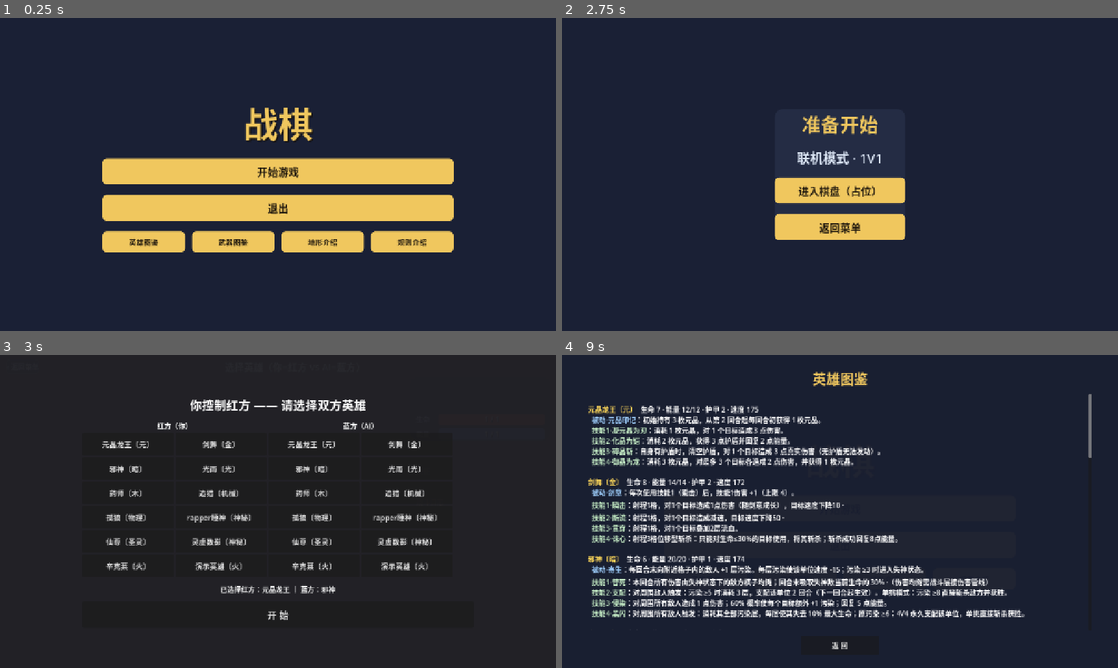
Above: before the commit, frames 1-4 (two rows, left to right).
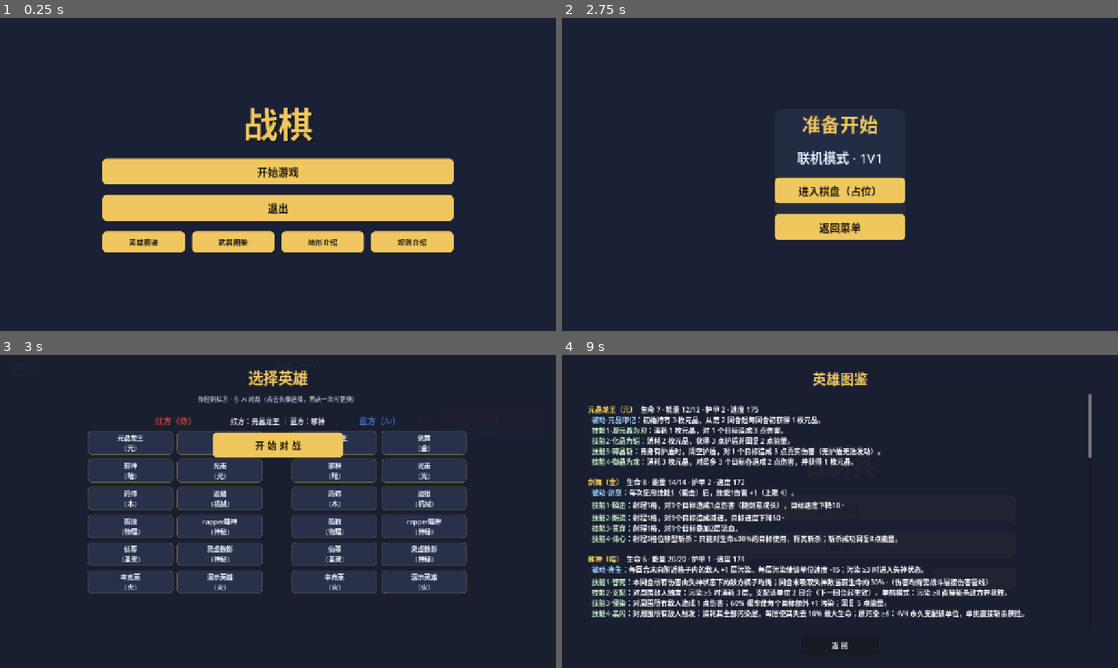
Above: after the commit, the same moments.

Repository: CBWZS-Cyber/zhanqi-godot
Game: Godot game, scene res://scenes/MainUI.tscn
The game is run twice, just before and just after one commit, with the same random seed, the same clock (stepped at 60 frames per second) and the same inputs.
Inputs:
- Up to frame 1 (0.25 s): no input
- Up to frame 2 (2.75 s): click "开始游戏" at 0.5 s; click "联机模式" at 1.25 s; click "1V1" at 2 s
- Up to frame 3 (3 s): click "进入棋盘（占位）" at 2.75 s
- Up to frame 4 (9 s): click "开 始" (after the commit: "开 始 对 战") at 3.5 s; click "‹ 返回菜单" at 4.25 s; click "开始游戏" at 5 s; click "离线模式" at 5.75 s; click "简单" at 6.5 s; click "4V4" at 7.25 s; click "返回菜单" at 8 s; click "英雄图鉴" at 8.75 s

Frames 1-2 are identical in both runs. In frame 3, 31% of the frame differs, in the area x 15-84%, y 4-85%; in frame 4, less than 0.1%.

Commit message:
选英雄界面重做：金色标题+双方阵营卡片（红/蓝描边）+2列英雄按钮（选中金框高亮）+金色开始按钮；记录 4V4 蛇形选人规则（先1→后2→先2→后2→先1）

Diff:
--- a/scripts/ui/duel.gd
+++ b/scripts/ui/duel.gd
@@ -22,6 +22,8 @@
 var _phase := "select"   # select / play / over
 var _battle: Battle = null
 var _pick_lab: Label
+var _red_pick_btns := {}
+var _blue_pick_btns := {}
 var _red_id := "crystal_dragon"
 var _blue_id := "xie_shen"
 var _hero_ids: Array = []
@@ -346,76 +348,151 @@
 
 func _select_screen() -> void:
 	_phase = "select"
-	_title.text = "选择英雄（你=红方 vs AI=蓝方）"
+	_title.text = "战棋 · 1V1"
 	_skill_desc.text = ""
 	_over.text = ""
 	_hint.text = ""
 	_end_turn_btn.visible = false
-	# 隐藏棋盘中点击作用；棋盘清空
-	for b in _cell_buttons:
-		b.text = ""
-		b.visible = false
-	# 选人面板（悬浮层·全屏居中）
+	for b2 in _cell_buttons:
+		b2.visible = false
+	# 全屏选人层
 	var ov := Panel.new()
 	ov.set_anchors_preset(Control.PRESET_FULL_RECT)
-	ov.add_theme_stylebox_override("panel", _panel_style(Color(0.13, 0.13, 0.15, 0.97), 0))
+	var osb := StyleBoxFlat.new()
+	osb.bg_color = Color(0.10, 0.12, 0.19, 0.97)
+	ov.add_theme_stylebox_override("panel", osb)
 	add_child(ov)
 	ov.name = "SelectOverlay"
-	var cc := CenterContainer.new()
-	cc.set_anchors_preset(Control.PRESET_FULL_RECT)
-	ov.add_child(cc)
-	var box := VBoxContainer.new()
-	box.custom_minimum_size = Vector2(900, 0)
-	box.alignment = BoxContainer.ALIGNMENT_CENTER
-	box.add_theme_constant_override("separation", 16)
-	cc.add_child(box)
-	var ti := Label.new(); ti.text = "你控制红方 —— 请选择双方英雄"
+	var m := MarginContainer.new()
+	m.set_anchors_preset(Control.PRESET_FULL_RECT)
+	m.add_theme_constant_override("margin_left", 50)
+	m.add_theme_constant_override("margin_right", 50)
+	m.add_theme_constant_override("margin_top", 26)
+	m.add_theme_constant_override("margin_bottom", 26)
+	ov.add_child(m)
+	var v := VBoxContainer.new()
+	v.add_theme_constant_override("separation", 14)
+	m.add_child(v)
+	var ti := Label.new()
+	ti.text = "选择英雄"
 	ti.horizontal_alignment = HORIZONTAL_ALIGNMENT_CENTER
-	ti.add_theme_font_size_override("font_size", 28)
-	box.add_child(ti)
-	var sel := HBoxContainer.new()
-	box.add_child(sel)
-	var _pick_column := func(title_txt: String, is_red: bool) -> VBoxContainer:
-		var col := VBoxContainer.new()
-		col.custom_minimum_size = Vector2(420, 0)
-		var lab := Label.new(); lab.text = title_txt
-		lab.horizontal_alignment = HORIZONTAL_ALIGNMENT_CENTER
-		col.add_child(lab)
-		var grid := GridContainer.new()
-		grid.columns = 2
-		col.add_child(grid)
-		for hid in _hero_ids:
-			var def: Dictionary = _HD.ALL[hid]
-			var nb := Button.new()
-			nb.text = "%s〔%s〕" % [def.name, def.element]
-			nb.custom_minimum_size = Vector2(210, 52)
-			nb.add_theme_font_size_override("font_size", 17)
-			nb.pressed.connect(func():
-				if is_red:
-					_red_id = hid
-				else:
-					_blue_id = hid
-				if is_instance_valid(_pick_lab):
-					_pick_lab.text = "已选择红方：%s ｜ 蓝方：%s" % [_HD.ALL[_red_id].name, _HD.ALL[_blue_id].name])
-			grid.add_child(nb)
-		return col
-	sel.add_child(_pick_column.call("红方（你）", true))
-	sel.add_child(_pick_column.call("蓝方（AI）", false))
+	ti.add_theme_font_size_override("font_size", 34)
+	ti.add_theme_color_override("font_color", COL_GOLD)
+	v.add_child(ti)
+	var sub := Label.new()
+	sub.text = "你控制红方 · 与 AI 对战（点击头像选择，再点一次可更换）"
+	sub.horizontal_alignment = HORIZONTAL_ALIGNMENT_CENTER
+	sub.add_theme_font_size_override("font_size", 14)
+	sub.add_theme_color_override("font_color", Color(0.66, 0.71, 0.79))
+	v.add_child(sub)
+	# 双方选择卡片
+	var cols := HBoxContainer.new()
+	cols.alignment = BoxContainer.ALIGNMENT_CENTER
+	cols.add_theme_constant_override("separation", 40)
+	v.add_child(cols)
+	_red_pick_btns = {}
+	_blue_pick_btns = {}
+	cols.add_child(_pick_card("红方（你）", COL_RED, true))
+	cols.add_child(_pick_card("蓝方（AI）", COL_BLUE, false))
+	# 已选提示 + 开始
 	_pick_lab = Label.new()
 	_pick_lab.horizontal_alignment = HORIZONTAL_ALIGNMENT_CENTER
-	_pick_lab.text = "已选择红方：%s ｜ 蓝方：%s" % [_HD.ALL[_red_id].name, _HD.ALL[_blue_id].name]
-	box.add_child(_pick_lab)
+	_pick_lab.text = "红方：%s ｜ 蓝方：%s" % [_HD.ALL[_red_id].name, _HD.ALL[_blue_id].name]
+	_pick_lab.add_theme_font_size_override("font_size", 16)
+	_pick_lab.add_theme_color_override("font_color", Color(0.85, 0.89, 0.95))
+	v.add_child(_pick_lab)
 	var start := Button.new()
-	start.text = "开 始"
-	start.custom_minimum_size = Vector2(300, 60)
+	start.text = "开 始 对 战"
+	start.custom_minimum_size = Vector2(300, 58)
 	start.add_theme_font_size_override("font_size", 22)
+	var sb := StyleBoxFlat.new()
+	sb.bg_color = Color(0.941, 0.780, 0.369)
+	sb.set_corner_radius_all(10)
+	var sh := sb.duplicate(); sh.bg_color = Color(1.0, 0.88, 0.55)
+	var sp := sb.duplicate(); sp.bg_color = Color(0.78, 0.62, 0.22)
+	start.add_theme_stylebox_override("normal", sb)
+	start.add_theme_stylebox_override("hover", sh)
+	start.add_theme_stylebox_override("pressed", sp)
+	start.add_theme_color_override("font_color", Color(0.12, 0.09, 0.05))
 	start.pressed.connect(_on_start)
-	box.add_child(start)
-	_end_turn_btn.visible = false
+	var sc := CenterContainer.new()
+	sc.add_child(start)
+	v.add_child(sc)
+
+## 一侧选择卡片（标题 + 2 列英雄按钮）
+func _pick_card(title_txt: String, col: Color, is_red: bool) -> Panel:
+	var card := Panel.new()
+	var cs := StyleBoxFlat.new()
+	cs.bg_color = COL_PANEL
+	cs.set_corner_radius_all(16)
+	cs.border_color = col
+	cs.set_border_width_all(1)
+	card.add_theme_stylebox_override("panel", cs)
+	card.custom_minimum_size = Vector2(430, 0)
+	var mg := MarginContainer.new()
+	mg.set_anchors_preset(Control.PRESET_FULL_RECT)
+	mg.add_theme_constant_override("margin_left", 12)
+	mg.add_theme_constant_override("margin_right", 12)
+	mg.add_theme_constant_override("margin_top", 10)
+	mg.add_theme_constant_override("margin_bottom", 12)
+	card.add_child(mg)
+	var v := VBoxContainer.new()
+	v.add_theme_constant_override("separation", 10)
+	mg.add_child(v)
+	var lab := Label.new()
+	lab.text = title_txt
+	lab.horizontal_alignment = HORIZONTAL_ALIGNMENT_CENTER
+	lab.add_theme_font_size_override("font_size", 19)
+	lab.add_theme_color_override("font_color", col)
+	v.add_child(lab)
+	var grid := GridContainer.new()
+	grid.columns = 2
+	grid.add_theme_constant_override("h_separation", 10)
+	grid.add_theme_constant_override("v_separation", 10)
+	v.add_child(grid)
+	for hid in _hero_ids:
+		var def: Dictionary = _HD.ALL[hid]
+		var nb := Button.new()
+		nb.text = "%s\n〔%s〕" % [def.name, def.element]
+		nb.custom_minimum_size = Vector2(196, 54)
+		nb.add_theme_font_size_override("font_size", 15)
+		_apply_pick_style(nb, false, col)
+		if is_red:
+			_red_pick_btns[hid] = nb
+		else:
+			_blue_pick_btns[hid] = nb
+		nb.pressed.connect(func():
+			if is_red:
+				_red_id = hid
+			else:
+				_blue_id = hid
+			_refresh_pick_highlight())
+		grid.add_child(nb)
+	return card
+
+func _apply_pick_style(nb: Button, selected: bool, col: Color) -> void:
+	var n := StyleBoxFlat.new()
+	n.bg_color = Color(0.16, 0.19, 0.29) if not selected else col.lerp(Color(0.16, 0.19, 0.29), 0.35)
+	n.border_color = COL_GOLD if selected else Color(0.40, 0.36, 0.26)
+	n.set_border_width_all(2 if selected else 1)
+	n.set_corner_radius_all(8)
+	var h := n.duplicate(); h.bg_color = n.bg_color.lerp(Color(1, 1, 1), 0.08)
+	nb.add_theme_stylebox_override("normal", n)
+	nb.add_theme_stylebox_override("hover", h)
+	nb.add_theme_stylebox_override("pressed", n)
+	nb.add_theme_color_override("font_color", Color(1.0, 0.95, 0.8) if selected else Color(0.92, 0.95, 0.99))
 
 func _refresh_pick_highlight() -> void:
+	for hid in _red_pick_btns:
+		var nb: Button = _red_pick_btns[hid]
+		if is_instance_valid(nb):
+			_apply_pick_style(nb, hid == _red_id, COL_RED)
+	for hid in _blue_pick_btns:
+		var nb2: Button = _blue_pick_btns[hid]
+		if is_instance_valid(nb2):
+			_apply_pick_style(nb2, hid == _blue_id, COL_BLUE)
 	if is_instance_valid(_pick_lab):
-		_pick_lab.text = "已选择红方：%s ｜ 蓝方：%s" % [_HD.ALL[_red_id].name, _HD.ALL[_blue_id].name]
+		_pick_lab.text = "红方：%s ｜ 蓝方：%s" % [_HD.ALL[_red_id].name, _HD.ALL[_blue_id].name]
 
 func _on_start() -> void:
 	var ov := get_node_or_null("SelectOverlay")
